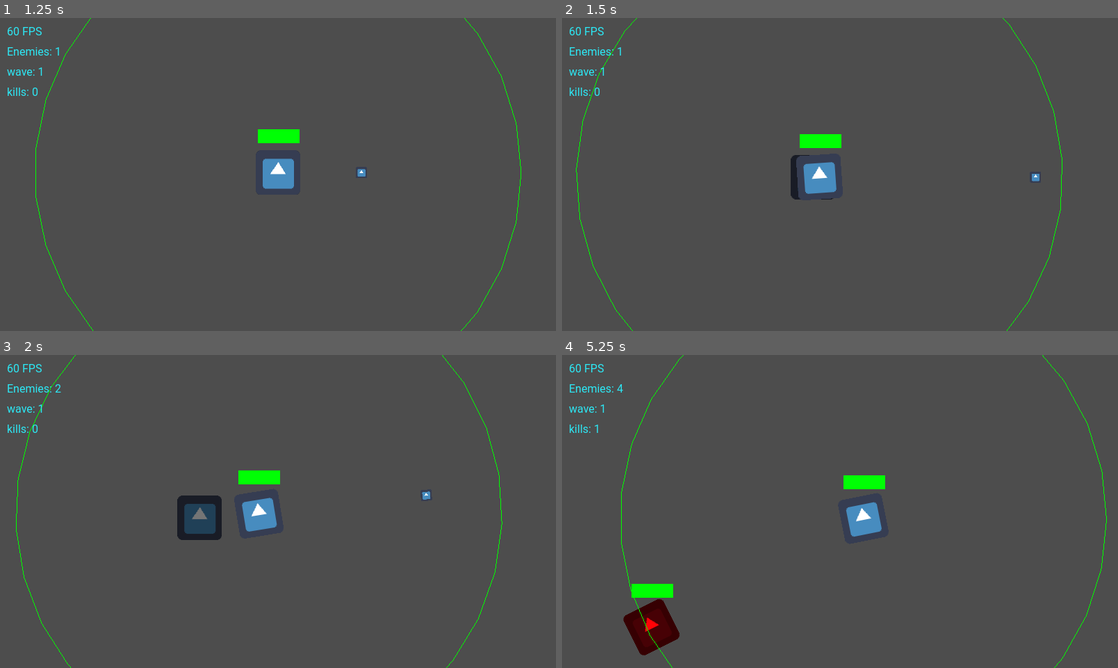
Above: before the commit, frames 1-4 (two rows, left to right).
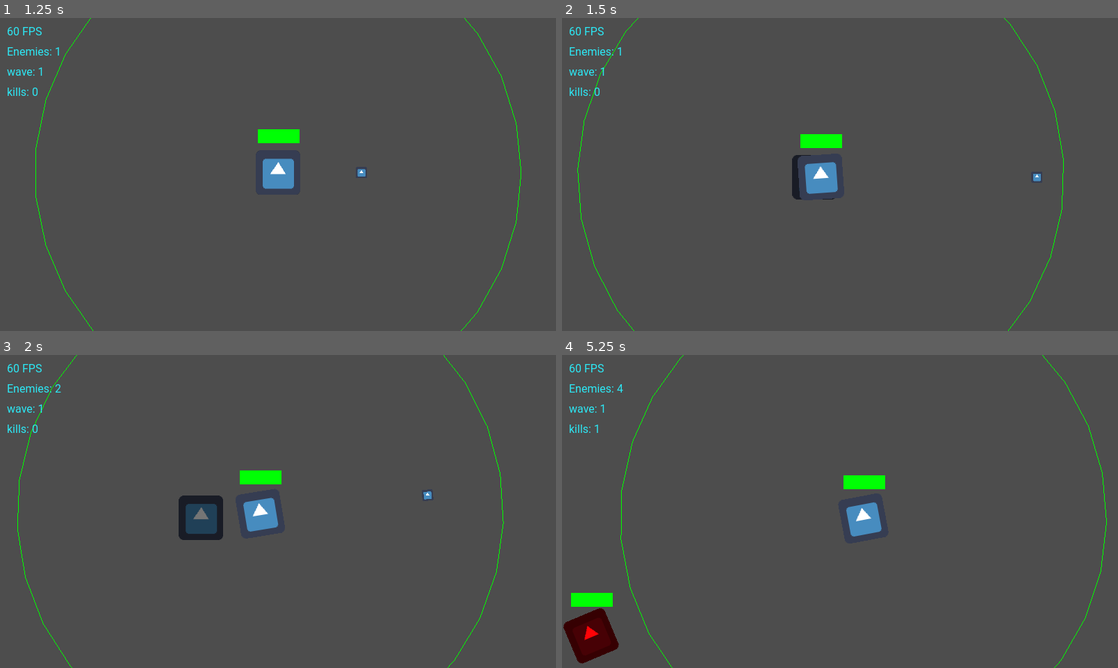
Above: after the commit, the same moments.

Repository: Bloodyaugust/ld-54
Game: Godot game, scene res://scenes/main.tscn
Two runs of this game, one before a commit and one after it. Both use one fixed random seed, a clock stepped at 60 frames per second and the inputs below. The engine's default icon, where the game draws it, is replaced by a stand-in: a white triangle on a blue panel in a dark square.
Inputs (mouse positions are in pixels of both pictures, inside the frame that each line leads up to):
- Up to frame 1 (1.25 s): click "Play" at 0.5 s
- Up to frame 2 (1.5 s): tap Enter at 1.25 s; move the mouse to (962, 158) at 1.27 s; hold Right (ui_right) from 1.28 s (still down); click (962, 158) at 1.42 s
- Up to frame 3 (2 s): keep holding Right (ui_right)
- Up to frame 4 (5.25 s): release Right (ui_right) at 2 s; drag from (728, 527) to (995, 495) at 2.02 s; move the mouse to (895, 442) at 2.77 s; hold Right (ui_right) 2.78-3.5 s; click (895, 442) at 2.92 s; drag from (812, 574) to (673, 464) at 3.52 s; move the mouse to (1006, 558) at 4.27 s; hold Left (ui_left) 4.28-5 s; click (1006, 558) at 4.42 s; drag from (673, 464) to (756, 433) at 5.02 s

Frame 1 is identical in both runs. In frame 2, 0.7% of the frame differs, in the area x 2-91%, y 0-100%; in frame 3, 0.8%; in frame 4, 3.0%, in the area x 0-98%, y 0-100%.

Commit message:
Add more enemy types, disable camera controls

Diff:
--- a/actors/Ship.gd
+++ b/actors/Ship.gd
@@ -50,6 +50,7 @@
     GameConstants.MODULE_TYPES.WEAPON:
       var _new_weapon = WEAPON_CONTROLLER_SCRIPT.new()
       _new_weapon.data = module
+      _new_weapon.team = team
 
       _weapons_container.add_child(_new_weapon)
 
--- a/actors/enemies/BasicKamikaze.tscn
+++ b/actors/enemies/BasicKamikaze.tscn
@@ -9,7 +9,6 @@
 
 [node name="Ship" parent="." groups=["enemies"] instance=ExtResource("1_lv23b")]
 unique_name_in_owner = true
-position = Vector2(96, -40)
 starting_modules = Array[Resource("res://data/module.gd")]([ExtResource("3_kt3px")])
 team = 2
 
--- /dev/null
+++ b/actors/enemies/BasicProjectile.tscn
@@ -0,0 +1,23 @@
+[gd_scene load_steps=5 format=3 uid="uid://dwuaige7l4i6i"]
+
+[ext_resource type="Script" path="res://scripts/controllers/EnemyController.gd" id="1_tsdky"]
+[ext_resource type="PackedScene" uid="uid://couplwfrtf7s6" path="res://actors/Ship.tscn" id="2_c4dvf"]
+[ext_resource type="Resource" uid="uid://cifgmmymjs6xl" path="res://data/modules/basic_engine.tres" id="3_bwaam"]
+[ext_resource type="Resource" uid="uid://bfm3lg884ma35" path="res://data/modules/basic_cannon.tres" id="4_p6lpw"]
+
+[node name="Enemy" type="Node2D"]
+script = ExtResource("1_tsdky")
+
+[node name="Ship" parent="." groups=["enemies"] instance=ExtResource("2_c4dvf")]
+unique_name_in_owner = true
+starting_modules = Array[Resource("res://data/module.gd")]([ExtResource("3_bwaam"), ExtResource("4_p6lpw")])
+team = 2
+scrap = 2.0
+
+[node name="Sprite2D" parent="Ship" index="0"]
+modulate = Color(1, 0.0117647, 0.027451, 1)
+
+[node name="Area2D" parent="Ship" index="1"]
+collision_layer = 2
+
+[editable path="Ship"]
--- /dev/null
+++ b/actors/enemies/BeefyKamikaze.tscn
@@ -0,0 +1,23 @@
+[gd_scene load_steps=5 format=3 uid="uid://hdknfsdeaove"]
+
+[ext_resource type="Script" path="res://scripts/controllers/EnemyController.gd" id="1_anp7o"]
+[ext_resource type="PackedScene" uid="uid://couplwfrtf7s6" path="res://actors/Ship.tscn" id="2_6vttf"]
+[ext_resource type="Resource" uid="uid://cifgmmymjs6xl" path="res://data/modules/basic_engine.tres" id="3_5wtf1"]
+[ext_resource type="Resource" uid="uid://b6vtta7b4mqig" path="res://data/modules/basic_armor.tres" id="4_rqdwf"]
+
+[node name="Enemy" type="Node2D"]
+script = ExtResource("1_anp7o")
+
+[node name="Ship" parent="." groups=["enemies"] instance=ExtResource("2_6vttf")]
+unique_name_in_owner = true
+starting_modules = Array[Resource("res://data/module.gd")]([ExtResource("3_5wtf1"), ExtResource("4_rqdwf")])
+team = 2
+scrap = 2.0
+
+[node name="Sprite2D" parent="Ship" index="0"]
+modulate = Color(1, 0.0117647, 0.027451, 1)
+
+[node name="Area2D" parent="Ship" index="1"]
+collision_layer = 2
+
+[editable path="Ship"]
--- /dev/null
+++ b/actors/enemies/EliteKamikaze.tscn
@@ -0,0 +1,23 @@
+[gd_scene load_steps=5 format=3 uid="uid://bk6p87spxgvka"]
+
+[ext_resource type="Script" path="res://scripts/controllers/EnemyController.gd" id="1_pfyhs"]
+[ext_resource type="PackedScene" uid="uid://couplwfrtf7s6" path="res://actors/Ship.tscn" id="2_idv7b"]
+[ext_resource type="Resource" uid="uid://cifgmmymjs6xl" path="res://data/modules/basic_engine.tres" id="3_05ey8"]
+[ext_resource type="Resource" uid="uid://b6vtta7b4mqig" path="res://data/modules/basic_armor.tres" id="4_ewpmj"]
+
+[node name="Enemy" type="Node2D"]
+script = ExtResource("1_pfyhs")
+
+[node name="Ship" parent="." groups=["enemies"] instance=ExtResource("2_idv7b")]
+unique_name_in_owner = true
+starting_modules = Array[Resource("res://data/module.gd")]([ExtResource("3_05ey8"), ExtResource("3_05ey8"), ExtResource("4_ewpmj"), ExtResource("3_05ey8")])
+team = 2
+scrap = 2.0
+
+[node name="Sprite2D" parent="Ship" index="0"]
+modulate = Color(1, 0.0117647, 0.027451, 1)
+
+[node name="Area2D" parent="Ship" index="1"]
+collision_layer = 2
+
+[editable path="Ship"]
--- /dev/null
+++ b/actors/enemies/QuickKamikaze.tscn
@@ -0,0 +1,20 @@
+[gd_scene load_steps=3 format=3 uid="uid://ccsaogkgcikwi"]
+
+[ext_resource type="Script" path="res://scripts/controllers/EnemyController.gd" id="1_w1rrt"]
+[ext_resource type="PackedScene" uid="uid://couplwfrtf7s6" path="res://actors/Ship.tscn" id="2_xovsi"]
+
+[node name="Enemy" type="Node2D"]
+script = ExtResource("1_w1rrt")
+
+[node name="Ship" parent="." groups=["enemies"] instance=ExtResource("2_xovsi")]
+unique_name_in_owner = true
+team = 2
+scrap = 2.0
+
+[node name="Sprite2D" parent="Ship" index="0"]
+modulate = Color(1, 0.0117647, 0.027451, 1)
+
+[node name="Area2D" parent="Ship" index="1"]
+collision_layer = 2
+
+[editable path="Ship"]
--- a/scenes/run.tscn
+++ b/scenes/run.tscn
@@ -10,6 +10,10 @@
 script = ExtResource("1_1bbyh")
 
 [node name="BetterCam" parent="." groups=["better_camera"] instance=ExtResource("1_a1miq")]
+camera_zoom_speed = 0.0
+key_movement = false
+mouse_drag = false
+zoom_max = 1.0
 
 [node name="Player" parent="." instance=ExtResource("2_yl1sk")]
 unique_name_in_owner = true
--- a/scripts/controllers/SpawnController.gd
+++ b/scripts/controllers/SpawnController.gd
@@ -4,6 +4,22 @@
 const ENEMY_BASIC_KAMIKAZE: Dictionary = {
   "points": 1,
   "scene": preload("res://actors/enemies/BasicKamikaze.tscn"),
+}
+const ENEMY_BASIC_PROJECTILE: Dictionary = {
+  "points": 3,
+  "scene": preload("res://actors/enemies/BasicProjectile.tscn"),
+}
+const ENEMY_BEEFY_KAMIKAZE: Dictionary = {
+  "points": 5,
+  "scene": preload("res://actors/enemies/BeefyKamikaze.tscn"),
+}
+const ENEMY_ELITE_KAMIKAZE: Dictionary = {
+  "points": 15,
+  "scene": preload("res://actors/enemies/EliteKamikaze.tscn"),
+}
+const ENEMY_QUICK_KAMIKAZE: Dictionary = {
+  "points": 10,
+  "scene": preload("res://actors/enemies/QuickKamikaze.tscn"),
 }
 
 const ENEMY_SCENES: Dictionary = {
@@ -13,8 +29,50 @@
   1: [
     ENEMY_BASIC_KAMIKAZE,
   ],
+  2: [
+    ENEMY_BASIC_KAMIKAZE,
+    ENEMY_BASIC_PROJECTILE,
+  ],
+  3: [
+    ENEMY_BASIC_KAMIKAZE,
+    ENEMY_BEEFY_KAMIKAZE,
+    ENEMY_BASIC_PROJECTILE,
+  ],
+  4: [
+    ENEMY_QUICK_KAMIKAZE,
+    ENEMY_BEEFY_KAMIKAZE,
+    ENEMY_BASIC_PROJECTILE,
+  ],
+  5: [
+    ENEMY_QUICK_KAMIKAZE,
+    ENEMY_BEEFY_KAMIKAZE,
+    ENEMY_BASIC_PROJECTILE,
+  ],
+  6: [
+    ENEMY_QUICK_KAMIKAZE,
+    ENEMY_BEEFY_KAMIKAZE,
+    ENEMY_BASIC_PROJECTILE,
+  ],
+  7: [
+    ENEMY_QUICK_KAMIKAZE,
+    ENEMY_BEEFY_KAMIKAZE,
+    ENEMY_BASIC_PROJECTILE,
+    ENEMY_ELITE_KAMIKAZE,
+  ],
+  8: [
+    ENEMY_QUICK_KAMIKAZE,
+    ENEMY_BEEFY_KAMIKAZE,
+    ENEMY_BASIC_PROJECTILE,
+    ENEMY_ELITE_KAMIKAZE,
+  ],
+  9: [
+    ENEMY_QUICK_KAMIKAZE,
+    ENEMY_BEEFY_KAMIKAZE,
+    ENEMY_BASIC_PROJECTILE,
+    ENEMY_ELITE_KAMIKAZE,
+  ],
 }
-const MAX_WAVE: int = 1
+const MAX_WAVE: int = 9
 const POINTS_PER_WAVE: int = 10
 const POINTS_PER_WAVE_SCALAR: float = 1.5
 
